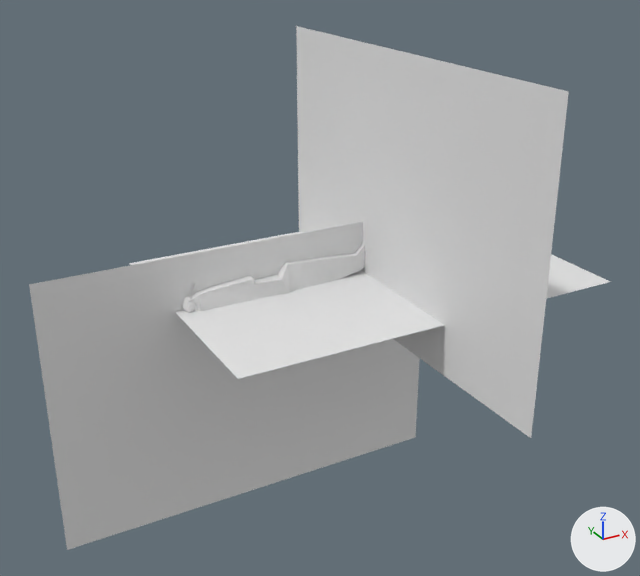
The Blender file source/models/109E.blend: old version first, new version second.
Camera for both pictures: a 50 mm lens placed at (-15.9, -25.7, 12.5), pointed at (-2.7, -1.7, 0.6). Lighting does not change. The marker at lower right points along +X, +Y and +Z.

In view in the first picture: 'Body', 'Cube', 'Cylinder', 'messerschmitt-109E', 'messerschmitt-109E.001', 'messerschmitt-109E.002'.
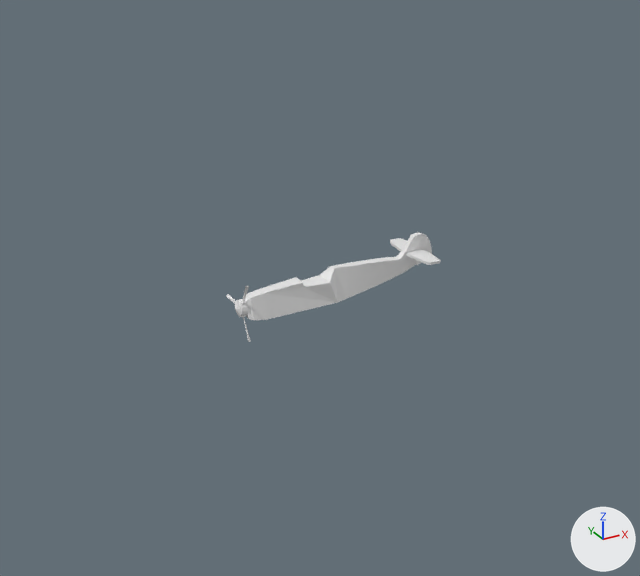
ob_empty is not drawn itself; it is used by a modifier of ob_cube.

Where the newer file only moved an object's origin or applied its transform, the numbers keep the older frame.

What differs and where, as boxes (x1, y1, x2, y2) in the pictures (640 x 576 px):
'messerschmitt-109E.002', hidden: before (296, 26, 569, 438)
'messerschmitt-109E.001', hidden: before (29, 222, 420, 550)
'messerschmitt-109E', hidden: before (129, 231, 610, 379)
'Body', reshaped, moved, turned: before (192, 242, 365, 312); after (245, 232, 432, 320)
'Horizontal Stabiliser', mesh moved: before (364, 249, 371, 254); after (390, 238, 441, 265)
'Cylinder', mesh moved: before (182, 297, 195, 313); after (235, 299, 248, 317)
'Cube', reshaped, moved, turned, rescaled, modifiers changed: before (187, 282, 198, 340); after (226, 286, 251, 342)

What the commit changed:
me_cube_001 has 78 vertices, 70 faces and spans x -6.67..1.22, y -0.27..1.64, z -0.3..0.5.
me_cube_001 is used by ob_body; location (0.0, 0.05, -0.05); rotation (1.571, 0.0, 0.0), in degrees (90, 0, 0).
me_cube_001 part 1: the loose piece of 76 vertices spanning x -6.67..1.22, y -0.27..1.64, z -0.3..0.5 is turned 90 degrees about the x axis through its middle, then moved by (1.91, -0.68, 0.0).
me_cube_003 has 24 vertices, 16 faces and spans x -0.07..0.83, y 0.9..0.99, z -1.29..1.41.
me_cube_003 is used by ob_horizontal_stabiliser; location (0.0, 0.05, -0.05); rotation (1.571, 0.0, 0.0), in degrees (90, 0, 0).
me_cube_003 part 2: the whole mesh is moved by (1.91, -0.55, -0.04).
me_cylinder has 48 vertices, 34 faces and spans x -0.4..0.4, y -0.4..0.4, z -0.287..0.15.
me_cylinder is used by ob_cylinder; location (-6.78, -0.04, 0.16); rotation (0.0, 1.571, 0.0), in degrees (0, 90, 0); scale (0.736, 0.736, 0.736).
me_cylinder part 3: the whole mesh is moved by (0.741, 0.06, 2.592).
me_cube_005 is used by ob_cube; location (-6.892, -0.0444, 0.156); rotation (0.0, 1.571, 0.0), in degrees (0, 90, 0); scale (0.736, 0.736, 0.736).
me_cube_005 had 16 vertices, 14 faces and spanned x -0.087..0.087, y 0.264..1.637, z 0.063..0.237.
me_cube_005 now has 48 vertices, 42 faces and spans x -0.064..0.064, y -0.638..1.206, z -1.064..1.064.
me_cube_005 part 4: 16 vertices removed from x -0.087..0.087, y 0.264..1.637, z 0.063..0.237; 48 vertices added at x -0.064..0.064, y -0.638..1.206, z -1.064..1.064.
Object 'messerschmitt-109E' (ob_messerschmitt_109e) is now hidden.
Object 'Body' (ob_body) turns from (90, 0, 0) to (0, 0, 0) degrees about x, y and z.
Object 'Body' (ob_body) moves from (0.0, 0.05, -0.05) to (0.0, 0.0, 0.0).
Object 'messerschmitt-109E.001' (ob_messerschmitt_109e_001) is now hidden.
Object 'messerschmitt-109E.002' (ob_messerschmitt_109e_002) is now hidden.
Object 'Empty' (ob_empty) turns from (90, -30, 90) to (0, 0, 0) degrees about x, y and z.
Object 'Empty' (ob_empty) is rescaled from (0.736, 0.736, 0.736) to (1.0, 1.0, 1.0).
Object 'Empty' (ob_empty) moves from (-6.892, -0.0444, 0.156) to (0.0, 0.0, 0.0).
Object 'Empty' (ob_empty) is now hidden.
Object 'Cube' (ob_cube) turns from (0, 90, 0) to (0, 0, 0) degrees about x, y and z.
Object 'Cube' (ob_cube) is rescaled from (0.736, 0.736, 0.736) to (1.0, 1.0, 1.0).
Object 'Cube' (ob_cube) loses its ARRAY modifier named 'Array'.
Modifier setting removed (it was count = 3).
Modifier setting removed (it was use_relative_offset = False).
Modifier setting removed (it was relative_offset_displace = (0.0, 0.0, 0.0)).
Modifier setting removed (it was use_object_offset = True).
Modifier setting removed (it was offset_object = ob_empty).
In object 'Cube' (ob_cube), parent is now set to ob_body.
Object 'Cube' (ob_cube) moves from (-6.892, -0.0444, 0.156) to (-4.872, 0.0, -0.389).
